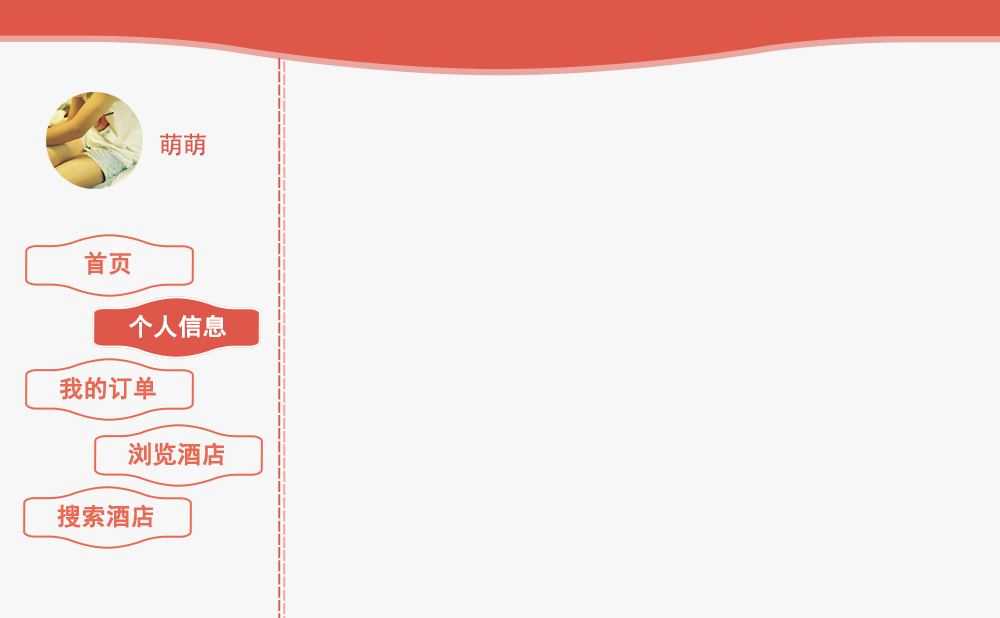
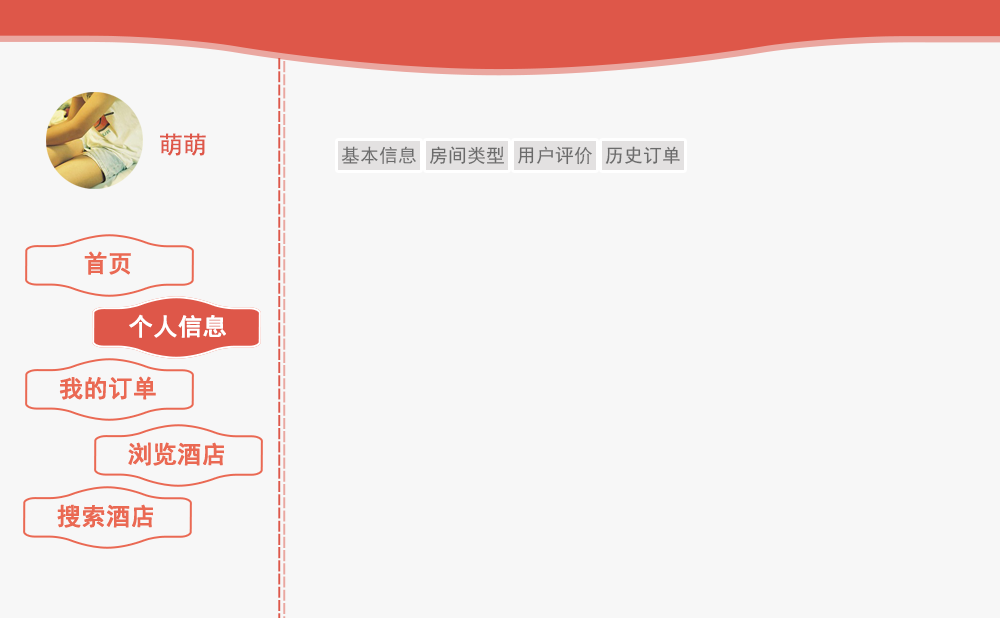
Layered file, before and after one edit (1000 × 618). Changes by layer:
added group "组 1" with 8 layers above "图层 2" over [335,138,687,173]
added layer "历史订单" in group "组 1" over [605,146,680,164]
added layer "图层 3 副本 3" in group "组 1" over [599,138,687,173]
added layer "用户评价" in group "组 1" over [518,146,592,165]
added layer "图层 3 副本 2" in group "组 1" over [511,138,599,173]
added layer "房间类型" in group "组 1" over [430,146,504,164]
added layer "图层 3 副本" in group "组 1" over [423,138,511,173]
added layer "基本信息" (2nd of 2, in "组 1") in group "组 1" over [341,146,416,164]
added layer "图层 3" in group "组 1" over [335,138,423,173]
